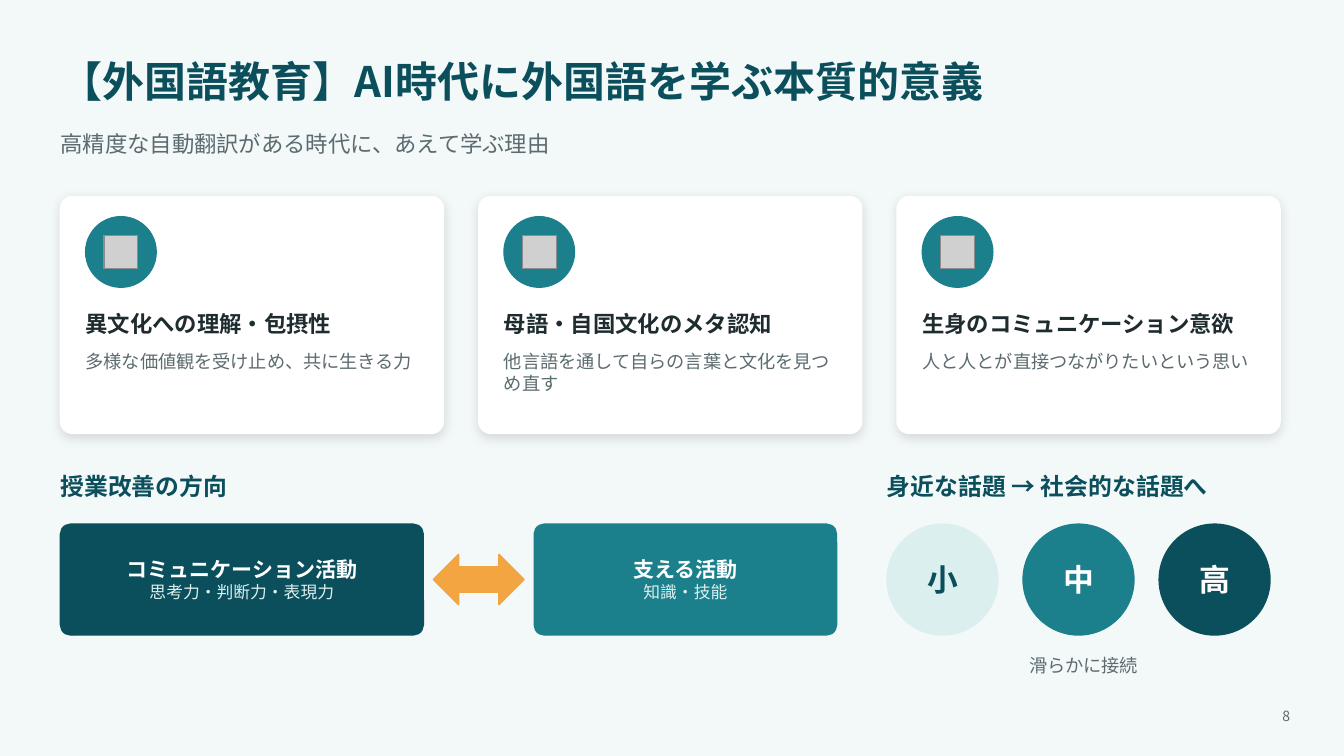
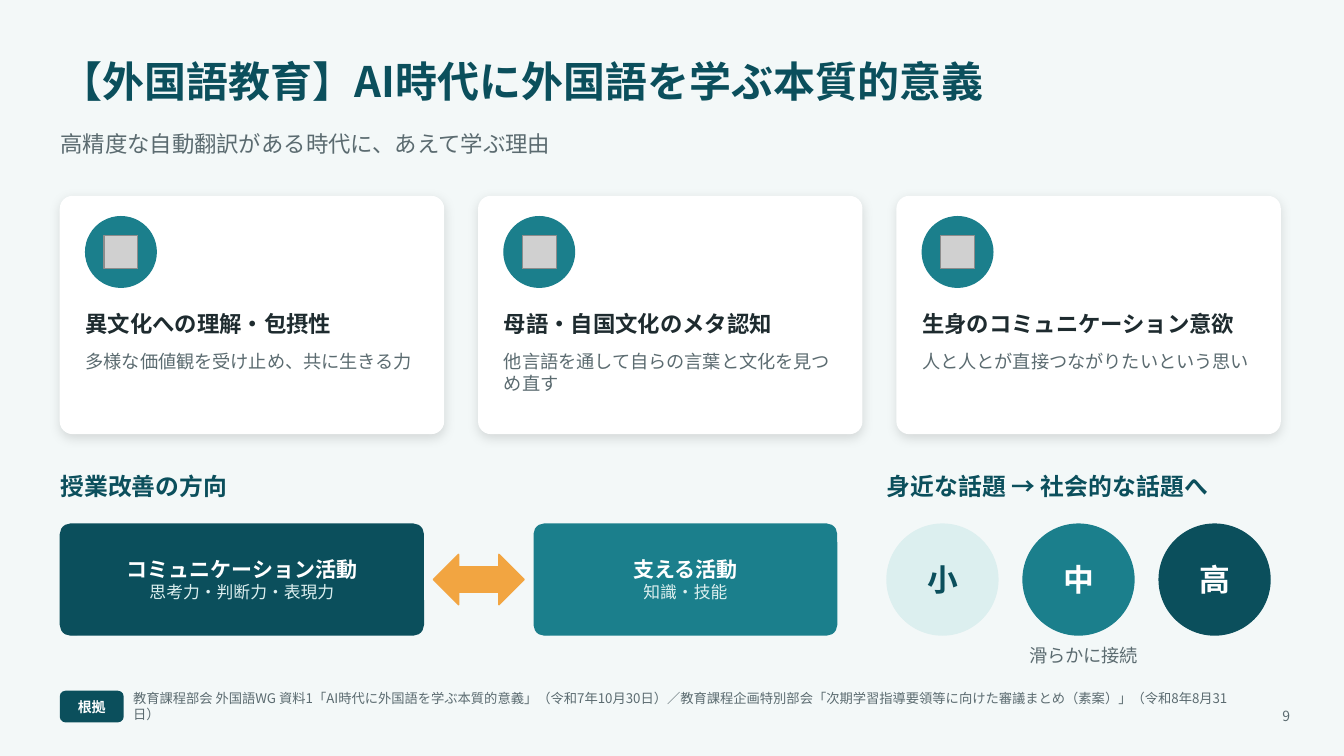
Before and after one commit to contynet730-star/con30, a slide deck: slide 9 of future_education_10years.pptx (slide 8 before the commit). Drawn at 1344x756 pixels with LibreOffice and Linux fonts; fonts in the diff are those of the drawing; grey boxes stand for pictures. Boxes give left, top, right and bottom in pixels: in the first picture for what was removed or moved away, otherwise in the second. Text is boxed around its words. In the diff, an @@ line names an element or a change of style, - is before the commit and + after.

```diff
--- a/future_education_10years.pptx
+++ b/future_education_10years.pptx
@@ text "滑らかに接続": place and size @@
-text "滑らかに接続" at bbox=[1029, 656, 1138, 674]
+text "滑らかに接続" at bbox=[1029, 646, 1138, 664]
@@ rounded rectangle added at bbox=[60, 692, 123, 722], fill #0B4F5C, outline #0B4F5C 1 pt @@
@@ text added at bbox=[78, 698, 106, 716], 10 pt, text #FFFFFF, bold @@
+根拠
@@ text added at bbox=[133, 692, 1227, 704], 9.5 pt, text #5B6B70 @@
+教育課程部会 外国語WG 資料1「AI時代に外国語を学ぶ本質的意義」（令和7年10月30日）／教育課程企画特別部会「次期学習指導要領等に向けた審議まとめ（素案）」（令和8年8月31日）
```
Also in this commit, not shown: 5 other slides changed, 2 slides added, 1 other file.
